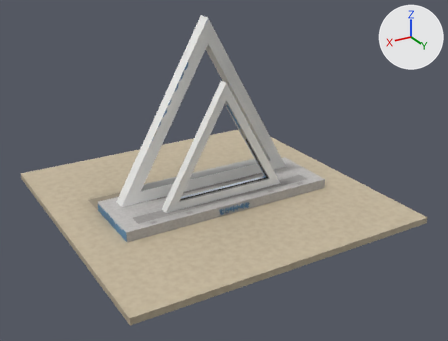
A saved change to the FBX model cs2_ilsan/CS2Assets/IlsanBeachLandmark/IlsanBeachLandmark.fbx.
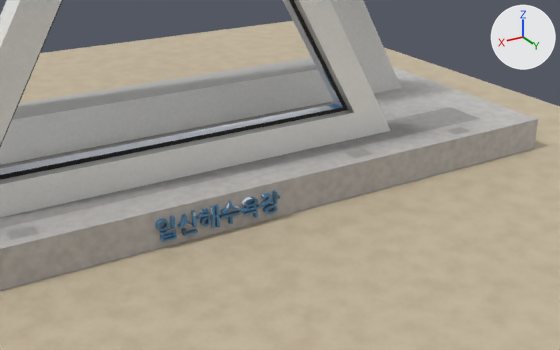
Each version is shown whole from a 50 mm lens placed at (14.82, 26.28, 14.32), pointed at (-0.12, 1.39, 1.87), then close up from a 50 mm lens placed at (3.96, 10.71, 4.7), pointed at (-1.5, 1.61, 0.15). Lighting does not change. The marker at upper right points along +X, +Y and +Z. The last two pictures show the newer version. Where no turn or scale is listed for an object, it has been applied to the vertices.

Names of what the first close-up shows: 'IlsanBeachLandmark'.
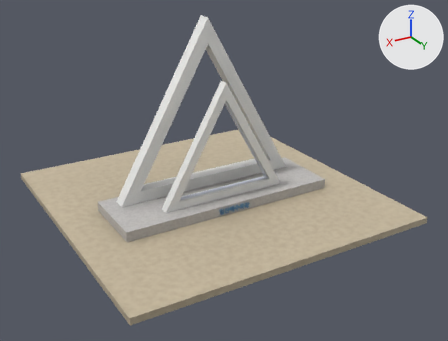
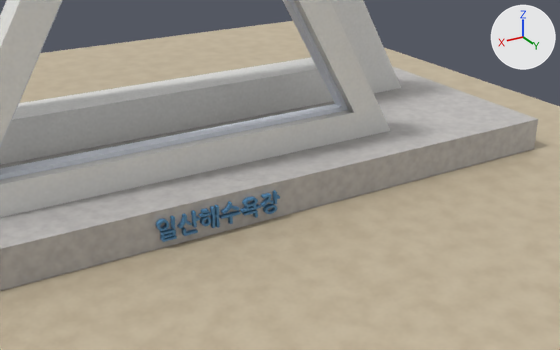
Patch to the scene script:
```diff
--- a/cs2_ilsan/CS2Assets/IlsanBeachLandmark/IlsanBeachLandmark.fbx.py
+++ b/cs2_ilsan/CS2Assets/IlsanBeachLandmark/IlsanBeachLandmark.fbx.py
@@ me_ilsanbeachlandmark @@
 # used by ob_ilsanbeachlandmark; location = (0.0, 0.0, 0.0)
-me_ilsanbeachlandmark.from_pydata(...)  # 4332 vertices, 6496 faces; spans x -7.9..7.9, y -7.9..7.9, z -0.3..9.4
+me_ilsanbeachlandmark.from_pydata(...)  # 6268 vertices, 9400 faces; spans x -7.9..7.9, y -7.9..7.9, z -0.3..9.4
+# me_ilsanbeachlandmark part 1: 278 vertices moved within x -0.8..0.8, y 2.6..2.7, z 0.2..0.4; 1244 vertices added at x -0.9..0.9, y 2.6..2.7, z 0.1..0.4
+# me_ilsanbeachlandmark part 2: 3744 kept faces spanning x -7.9..7.9, y -7.9..7.9, z -0.3..9.4 get new texture (UV) coordinates
+# other edits to the shape of me_ilsanbeachlandmark do not show in these pictures
 me_ilsanbeachlandmark.materials.append(mat_ilsanbeachlandmark)
```

Location of each change, [x1, y1, x2, y2] in pixels of the close-ups (560 x 350 px):
part 1 of me_ilsanbeachlandmark, reshaped
    before: [158, 195, 280, 235]
    after: [156, 192, 280, 242]
part 2 of me_ilsanbeachlandmark, surface changed
    both: [0, 0, 535, 297]
